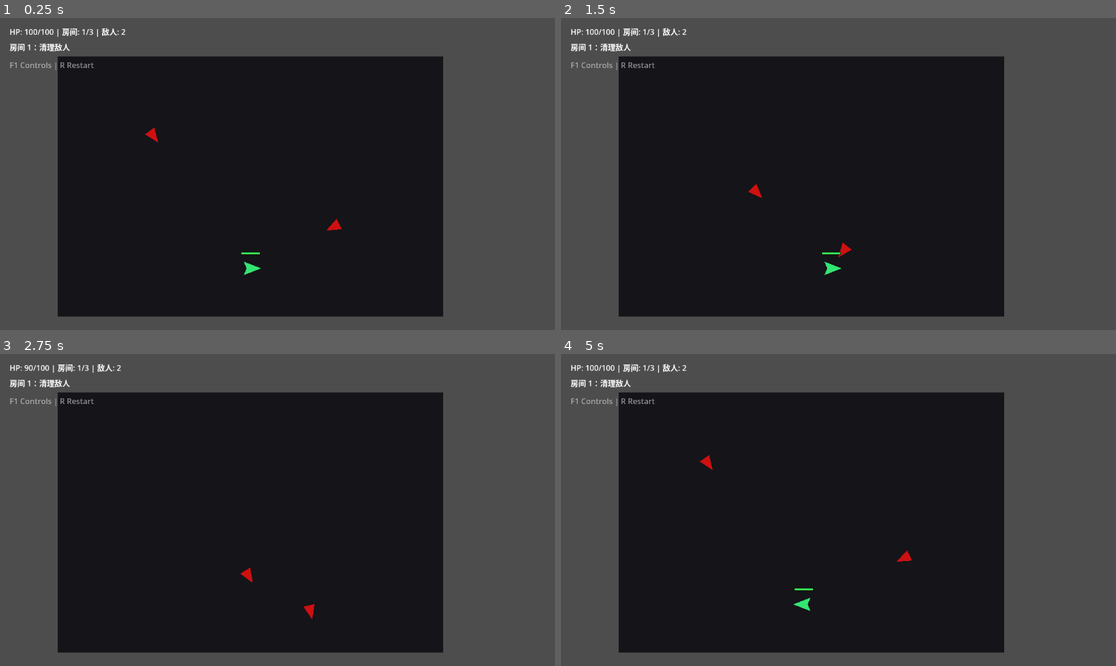
Above: before the commit, frames 1-4 (two rows, left to right).
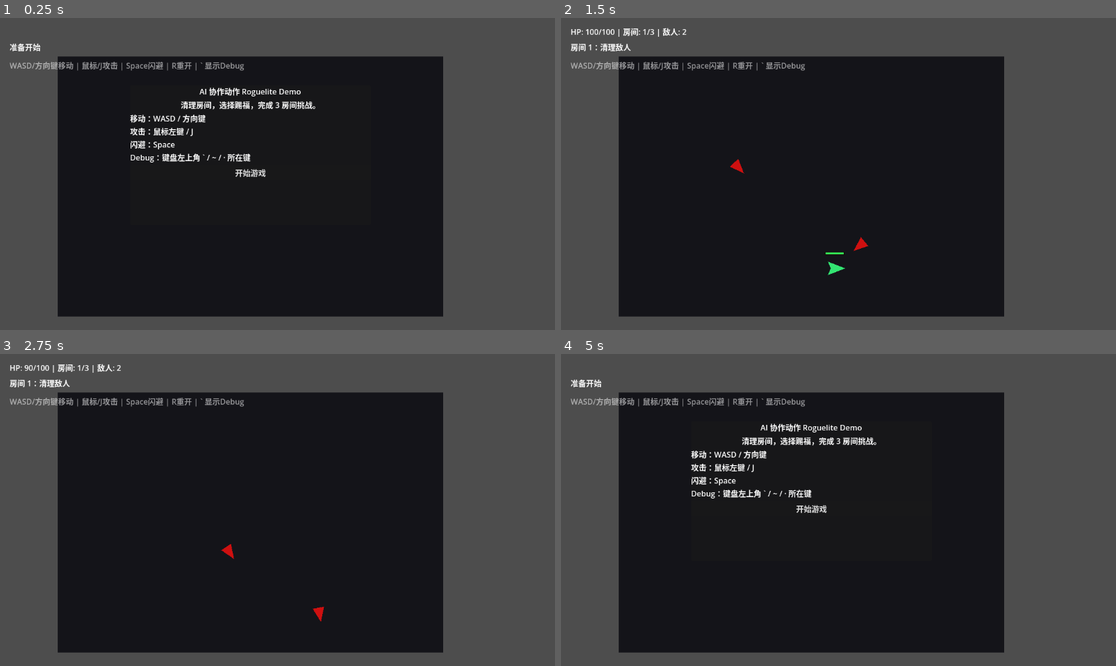
Above: after the commit, the same moments.

Repository: DGoat/Project-A
Game: Godot game, scene res://scenes/Main.tscn
Same seed, same stepped clock (60 frames per second), same inputs: the game is played once before the commit and once after it.
Inputs (mouse positions are in pixels of both pictures, inside the frame that each line leads up to):
- Up to frame 1 (0.25 s): no input
- Up to frame 2 (1.5 s): click (810, 174) at 0.5 s, where only the run after the commit has a clickable "开始游戏"; move the mouse to (960, 158) at 1.27 s; hold D (move_right) from 1.28 s (still down); click (960, 158) at 1.35 s
- Up to frame 3 (2.75 s): move the mouse to (166, 525) at 2.02 s; release D (move_right) at 2.03 s; hold S (move_down) from 2.03 s (still down); tap Space (dash) at 2.1 s
- Up to frame 4 (5 s): move the mouse to (894, 441) at 2.77 s; release S (move_down) at 2.78 s; hold D (move_right) 2.78-3.53 s; tap 1 (pick_blessing_1) at 2.85 s; move the mouse to (810, 572) at 3.52 s; hold W (move_up) 3.53-4.28 s; tap 2 (pick_blessing_2) at 3.6 s; move the mouse to (1005, 556) at 4.27 s; hold A (move_left) from 4.28 s (still down); tap 3 (pick_blessing_3) at 4.35 s; tap R (restart) at 4.9 s

The runs differ from the first frame. In frame 1, 2.6% of the frame differs, in the area x 1-62%, y 3-83%; in frame 2, 0.8%; in frame 3, 0.7%; in frame 4, 2.6%, in the area x 1-64%, y 3-83%.

Commit message:
feat: add godot roguelite ui flow

Diff:
--- a/demos/demo-godot-001-action-roguelite/data/blessings.json
+++ b/demos/demo-godot-001-action-roguelite/data/blessings.json
@@ -3,6 +3,7 @@
     "id": "attack_up",
     "name": "锋刃打磨",
     "description": "攻击伤害 +20%。",
+    "tags": ["直接伤害"],
     "effects": {
       "attack_damage_multiplier": 1.2
     }
@@ -11,6 +12,7 @@
     "id": "attack_speed_up",
     "name": "迅捷出手",
     "description": "攻击冷却 -15%。",
+    "tags": ["攻速"],
     "effects": {
       "attack_cooldown_multiplier": 0.85
     }
@@ -19,6 +21,7 @@
     "id": "dash_strike",
     "name": "疾风步",
     "description": "闪避后，下一次攻击伤害 +50%。",
+    "tags": ["闪避爆发"],
     "effects": {
       "dash_strike_multiplier": 1.5
     }
@@ -27,6 +30,7 @@
     "id": "kill_heal",
     "name": "血暖余烬",
     "description": "击杀敌人后回复 8 点生命。",
+    "tags": ["生存"],
     "effects": {
       "heal_on_kill": 8
     }
@@ -35,6 +39,7 @@
     "id": "burn_attack",
     "name": "余火印记",
     "description": "攻击会附加持续燃烧伤害。",
+    "tags": ["燃烧"],
     "effects": {
       "burn_damage": 4,
       "burn_ticks": 3
@@ -44,6 +49,7 @@
     "id": "range_up",
     "name": "长柄之势",
     "description": "攻击范围 +20%。",
+    "tags": ["范围"],
     "effects": {
       "attack_range_multiplier": 1.2
     }
--- a/demos/demo-godot-001-action-roguelite/scenes/Main.tscn
+++ b/demos/demo-godot-001-action-roguelite/scenes/Main.tscn
@@ -38,15 +38,15 @@
 offset_top = 48.0
 offset_right = 820.0
 offset_bottom = 82.0
-text = "Room 1"
+text = "准备开始"
 
 [node name="ControlsHint" type="Label" parent="CanvasLayer/UI"]
 layout_mode = 0
 offset_left = 20.0
 offset_top = 86.0
-offset_right = 520.0
+offset_right = 620.0
 offset_bottom = 108.0
-text = "F1 Controls | R Restart"
+text = "WASD/方向键移动 | 鼠标/J攻击 | Space闪避 | R重开 | ` 显示Debug"
 modulate = Color(1, 1, 1, 0.55)
 
 [node name="DamageFlash" type="ColorRect" parent="CanvasLayer/UI"]
@@ -125,26 +125,78 @@
 visible = false
 layout_mode = 0
 offset_left = 180.0
-offset_top = 160.0
+offset_top = 150.0
 offset_right = 860.0
+offset_bottom = 470.0
+
+[node name="BlessingList" type="VBoxContainer" parent="CanvasLayer/UI/BlessingPanel"]
+layout_mode = 2
+
+[node name="Title" type="Label" parent="CanvasLayer/UI/BlessingPanel/BlessingList"]
+layout_mode = 2
+text = "选择一个赐福"
+horizontal_alignment = 1
+
+[node name="Blessing1" type="Button" parent="CanvasLayer/UI/BlessingPanel/BlessingList"]
+layout_mode = 2
+text = "1"
+
+[node name="Blessing2" type="Button" parent="CanvasLayer/UI/BlessingPanel/BlessingList"]
+layout_mode = 2
+text = "2"
+
+[node name="Blessing3" type="Button" parent="CanvasLayer/UI/BlessingPanel/BlessingList"]
+layout_mode = 2
+text = "3"
+
+[node name="StartPanel" type="PanelContainer" parent="CanvasLayer/UI"]
+layout_mode = 0
+offset_left = 270.0
+offset_top = 140.0
+offset_right = 770.0
+offset_bottom = 430.0
+
+[node name="StartList" type="VBoxContainer" parent="CanvasLayer/UI/StartPanel"]
+layout_mode = 2
+
+[node name="Title" type="Label" parent="CanvasLayer/UI/StartPanel/StartList"]
+layout_mode = 2
+text = "AI 协作动作 Roguelite Demo"
+horizontal_alignment = 1
+
+[node name="Subtitle" type="Label" parent="CanvasLayer/UI/StartPanel/StartList"]
+layout_mode = 2
+text = "清理房间，选择赐福，完成 3 房间挑战。"
+horizontal_alignment = 1
+
+[node name="Controls" type="Label" parent="CanvasLayer/UI/StartPanel/StartList"]
+layout_mode = 2
+text = "移动：WASD / 方向键\n攻击：鼠标左键 / J\n闪避：Space\nDebug：键盘左上角 ` / ~ / · 所在键"
+
+[node name="StartButton" type="Button" parent="CanvasLayer/UI/StartPanel/StartList"]
+layout_mode = 2
+text = "开始游戏"
+
+[node name="ResultPanel" type="PanelContainer" parent="CanvasLayer/UI"]
+visible = false
+layout_mode = 0
+offset_left = 300.0
+offset_top = 150.0
+offset_right = 740.0
 offset_bottom = 420.0
 
-[node name="BlessingList" type="VBoxContainer" parent="CanvasLayer/UI/BlessingPanel"]
-layout_mode = 2
-
-[node name="Title" type="Label" parent="CanvasLayer/UI/BlessingPanel/BlessingList"]
-layout_mode = 2
-text = "选择一个赐福"
-horizontal_alignment = 1
-
-[node name="Blessing1" type="Button" parent="CanvasLayer/UI/BlessingPanel/BlessingList"]
-layout_mode = 2
-text = "1"
-
-[node name="Blessing2" type="Button" parent="CanvasLayer/UI/BlessingPanel/BlessingList"]
-layout_mode = 2
-text = "2"
-
-[node name="Blessing3" type="Button" parent="CanvasLayer/UI/BlessingPanel/BlessingList"]
-layout_mode = 2
-text = "3"
+[node name="ResultList" type="VBoxContainer" parent="CanvasLayer/UI/ResultPanel"]
+layout_mode = 2
+
+[node name="Title" type="Label" parent="CanvasLayer/UI/ResultPanel/ResultList"]
+layout_mode = 2
+text = "结果"
+horizontal_alignment = 1
+
+[node name="Blessings" type="Label" parent="CanvasLayer/UI/ResultPanel/ResultList"]
+layout_mode = 2
+text = "本局赐福：暂无"
+
+[node name="RestartButton" type="Button" parent="CanvasLayer/UI/ResultPanel/ResultList"]
+layout_mode = 2
+text = "重新开始"
--- a/demos/demo-godot-001-action-roguelite/scripts/main.gd
+++ b/demos/demo-godot-001-action-roguelite/scripts/main.gd
@@ -12,6 +12,8 @@
 var player: Node
 var damage_flash_tween: Tween
 var debug_toggle_down := false
+var run_started := false
+var run_ended := false
 
 @onready var room_root := $RoomRoot
 @onready var ui_status := $CanvasLayer/UI/Status
@@ -20,6 +22,12 @@
 @onready var acquired_blessings_panel := $CanvasLayer/UI/AcquiredBlessingsPanel
 @onready var acquired_blessings_items := $CanvasLayer/UI/AcquiredBlessingsPanel/AcquiredBlessingsList/Items
 @onready var debug_panel := $CanvasLayer/UI/DebugPanel
+@onready var start_panel := $CanvasLayer/UI/StartPanel
+@onready var start_button := $CanvasLayer/UI/StartPanel/StartList/StartButton
+@onready var result_panel := $CanvasLayer/UI/ResultPanel
+@onready var result_title := $CanvasLayer/UI/ResultPanel/ResultList/Title
+@onready var result_blessings := $CanvasLayer/UI/ResultPanel/ResultList/Blessings
+@onready var restart_button := $CanvasLayer/UI/ResultPanel/ResultList/RestartButton
 @onready var blessing_panel := $CanvasLayer/UI/BlessingPanel
 @onready var blessing_buttons := [
 	$CanvasLayer/UI/BlessingPanel/BlessingList/Blessing1,
@@ -61,11 +69,17 @@
 	for i in debug_blessing_buttons.size():
 		var button_index := i
 		debug_blessing_buttons[i].pressed.connect(func(): _debug_apply_blessing(button_index))
+	start_button.pressed.connect(_start_run)
+	restart_button.pressed.connect(func(): get_tree().reload_current_scene())
 	acquired_blessings_panel.visible = false
 	debug_panel.visible = false
+	blessing_panel.visible = false
+	result_panel.visible = false
+	start_panel.visible = true
+	ui_status.text = ""
+	ui_message.text = "准备开始"
 	_update_debug_buttons()
 	_update_acquired_blessings()
-	_start_run()
 
 func _process(_delta: float) -> void:
 	if Input.is_action_just_pressed("restart"):
@@ -92,6 +106,12 @@
 		blessing_pool = parsed
 
 func _start_run() -> void:
+	if run_started:
+		return
+	run_started = true
+	run_ended = false
+	start_panel.visible = false
+	result_panel.visible = false
 	player = player_scene.instantiate()
 	player.global_position = Vector2(520, 520)
 	add_child(player)
@@ -126,6 +146,8 @@
 	_update_status()
 
 func _on_enemy_died(_enemy: Node) -> void:
+	if run_ended:
+		return
 	enemies_alive -= 1
 	_update_status()
 	if enemies_alive <= 0:
@@ -133,13 +155,14 @@
 
 func _on_room_cleared() -> void:
 	if current_room >= rooms.size() - 1:
-		ui_message.text = "胜利！按 R 重开。"
+		_show_result(true)
 		return
 	choosing_blessing = true
 	offered_blessings = _roll_blessings(3)
 	for i in offered_blessings.size():
 		var blessing: Dictionary = offered_blessings[i]
-		blessing_buttons[i].text = "%d. %s\n%s" % [i + 1, blessing["name"], blessing["description"]]
+		var tags_text := _format_tags(blessing)
+		blessing_buttons[i].text = "%d. [%s]\n%s\n%s" % [i + 1, tags_text, blessing["name"], blessing["description"]]
 	blessing_panel.visible = true
 	ui_message.text = "选择一个赐福"
 
@@ -151,11 +174,12 @@
 func _pick_blessing(index: int) -> void:
 	if not choosing_blessing or index >= offered_blessings.size():
 		return
-	_apply_blessing(offered_blessings[index], false)
+	var blessing: Dictionary = offered_blessings[index]
+	_apply_blessing(blessing, false)
 	choosing_blessing = false
 	blessing_panel.visible = false
 	current_room += 1
-	ui_message.text = "房间 %d：清理敌人" % [current_room + 1]
+	ui_message.text = "获得赐福：%s。房间 %d：清理敌人" % [blessing["name"], current_room + 1]
 	_spawn_room(current_room)
 
 func _toggle_debug_panel() -> void:
@@ -164,7 +188,7 @@
 	debug_panel.visible = next_visible
 
 func _debug_apply_blessing(index: int) -> void:
-	if index < blessing_pool.size():
+	if index < blessing_pool.size() and run_started and not run_ended:
 		_apply_blessing(blessing_pool[index], true)
 
 func _apply_blessing(blessing: Dictionary, debug := false) -> void:
@@ -192,8 +216,29 @@
 		lines.append("- %s" % blessing["name"])
 	acquired_blessings_items.text = "\n".join(lines)
 
+func _show_result(victory: bool) -> void:
+	run_ended = true
+	choosing_blessing = false
+	blessing_panel.visible = false
+	result_title.text = "胜利" if victory else "失败"
+	result_blessings.text = _format_result_blessings()
+	result_panel.visible = true
+	ui_message.text = "胜利！" if victory else "失败。"
+
+func _format_result_blessings() -> String:
+	if acquired_blessings.is_empty():
+		return "本局赐福：暂无"
+	var lines: Array[String] = ["本局赐福："]
+	for blessing in acquired_blessings:
+		lines.append("- %s" % blessing["name"])
+	return "\n".join(lines)
+
+func _format_tags(blessing: Dictionary) -> String:
+	var tags: Array = blessing.get("tags", [])
+	return " / ".join(tags) if not tags.is_empty() else "通用"
+
 func _on_player_died() -> void:
-	ui_message.text = "失败。按 R 重开。"
+	_show_result(false)
 
 func _on_player_damaged() -> void:
 	if damage_flash_tween != null:
Not shown, changed: demos/demo-godot-001-action-roguelite/dev-log.md
Not shown, changed: demos/demo-godot-001-action-roguelite/issue-tracker.md
Not shown, changed: demos/demo-godot-001-action-roguelite/milestones.md
Not shown, added: demos/demo-godot-001-action-roguelite/specs/spec-008-ui-flow-upgrade.md
